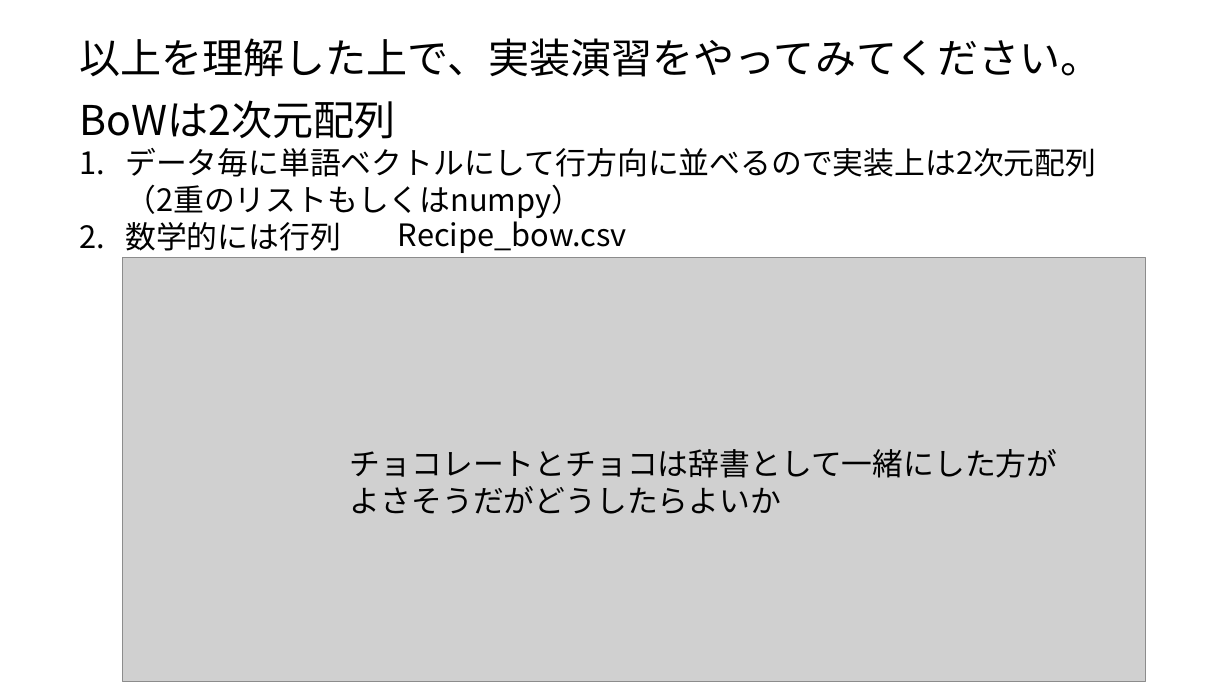
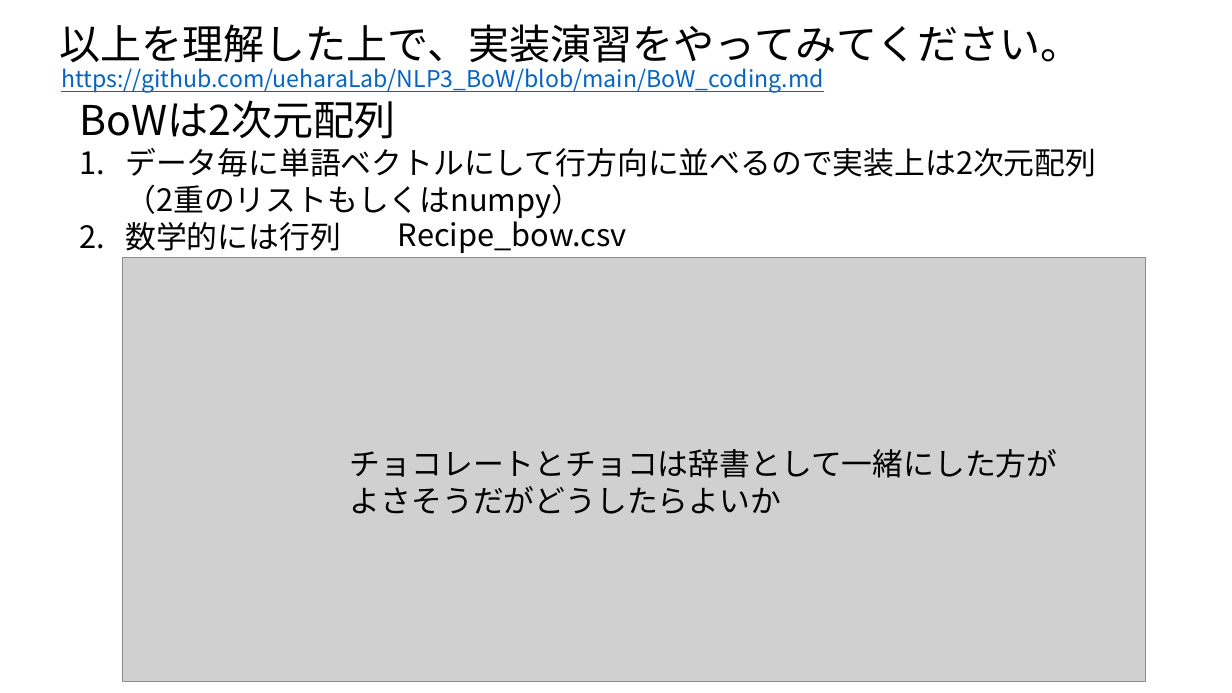
Before and after one commit to ueharaLab/NLP3_BoW, a slide deck: slide 11 of textmining3 BOW.pptx. Drawn at 1232x693 pixels with LibreOffice and Linux fonts; fonts in the diff are those of the drawing; grey boxes stand for pictures. Boxes give left, top, right and bottom in pixels: in the first picture for what was removed or moved away, otherwise in the second. Text is boxed around its words. In the diff, an @@ line names an element or a change of style, - is before the commit and + after.

```diff
--- a/textmining3 BOW.pptx
+++ b/textmining3 BOW.pptx
@@ text "以上を理解した上で、実装演習をやってみてください。" rewrapped from [79, 38, 1101, 77] to [59, 24, 1081, 69] @@
@@ text added at [61, 68, 823, 93], 18 pt, text #0563C1, underline @@
+https://github.com/ueharaLab/NLP3_BoW/blob/main/BoW_coding.md
```
Also in this commit, not shown: 2 other slides changed.
